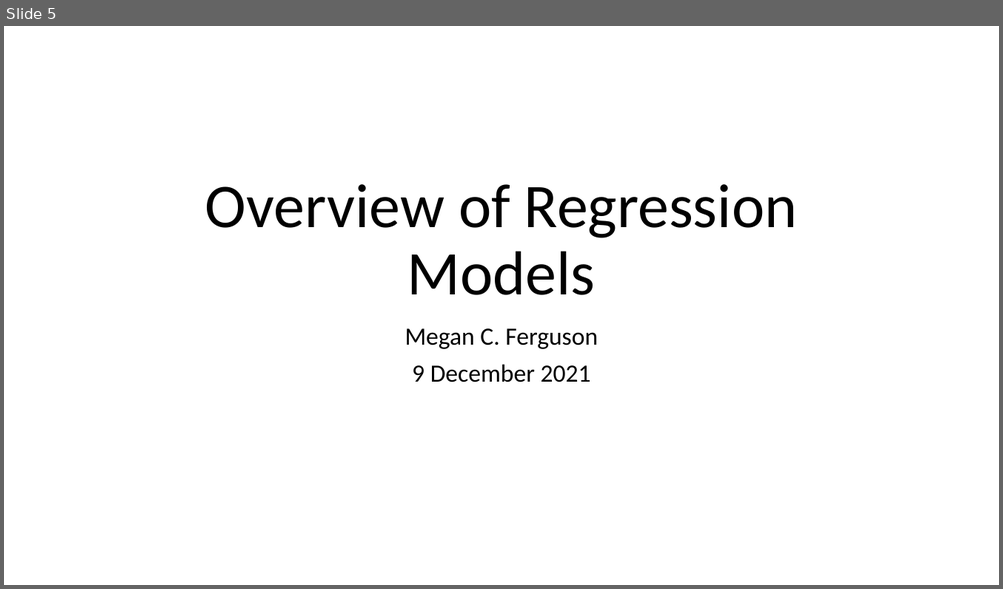
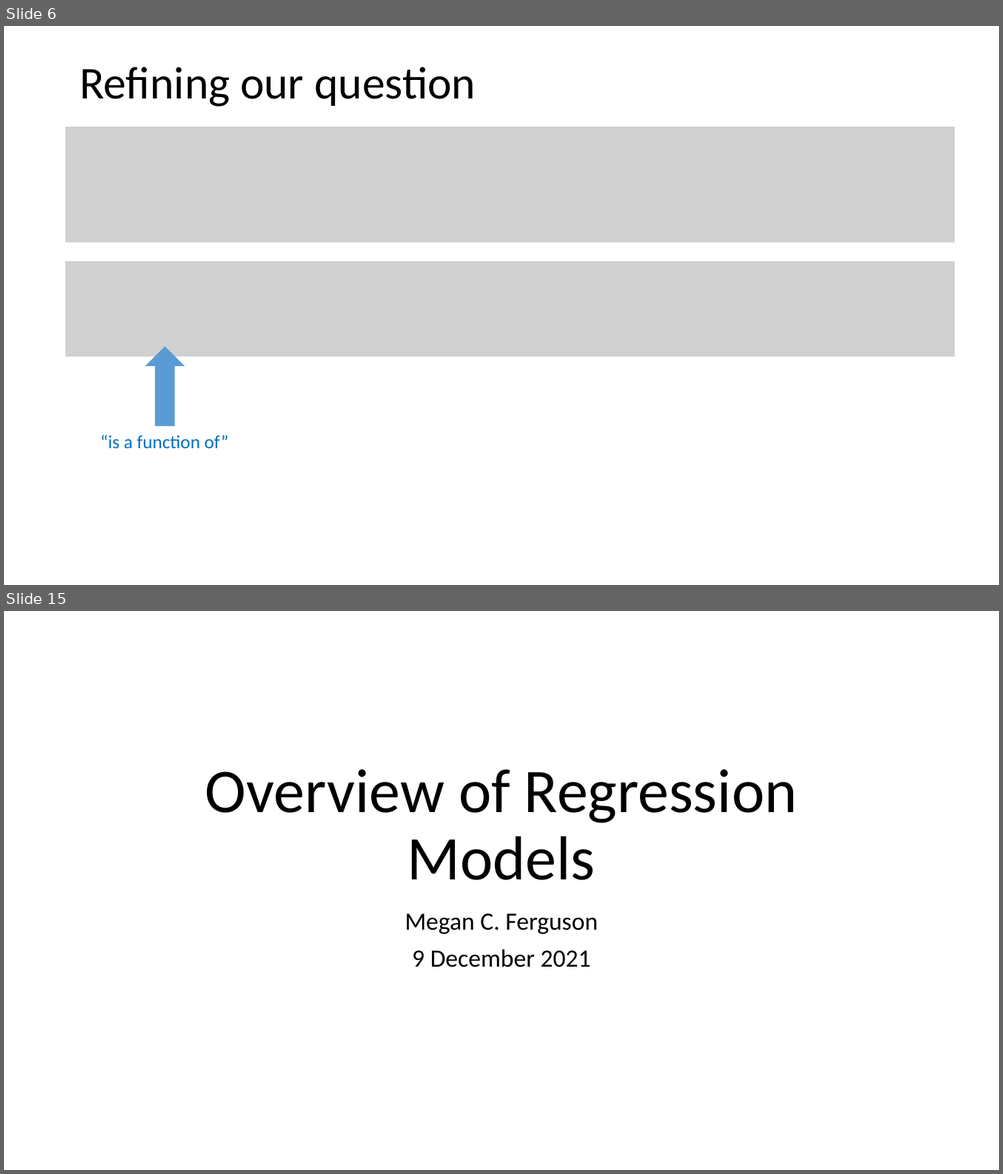
Before and after one commit to ELaBrecque-MMC/RegressionModelOverview, a slide deck: Notes/RegressionModelOverview.pptx. Shown one above the other, each under a label of ours: slide 5 before the commit, slides 6 and 15 after it; the slides between them are not shown. The pictures are 1003x589 and 1003x1174 pixels, drawn with LibreOffice and Linux fonts; fonts in the diff are those of the drawing; grey boxes stand for pictures. Boxes give left, top, right and bottom in pixels: in the first picture for what was removed or moved away, otherwise in the second. Text is boxed around its words. In the diff, an @@ line names an element or a change of style, - is before the commit and + after.

```diff
--- a/Notes/RegressionModelOverview.pptx
+++ b/Notes/RegressionModelOverview.pptx
@@ slide 6 added at box(4, 26, 999, 585), background #FFFFFF @@
@@ title added at box(79, 67, 475, 107), 44 pt, text #000000 @@
+Refining our question
@@ picture added at box(65, 127, 955, 242) @@
@@ picture added at box(65, 262, 955, 358) @@
@@ right arrow added at box(145, 347, 185, 426), fill #5B9BD5 @@
@@ text added at box(100, 435, 229, 449), 18 pt, text #0070C0 @@
+“is a function of”
@@ what was slide 5 is now slide 15 @@
```
Also in this commit, not shown: 5 slides changed, 10 other slides added, 3 other files.
